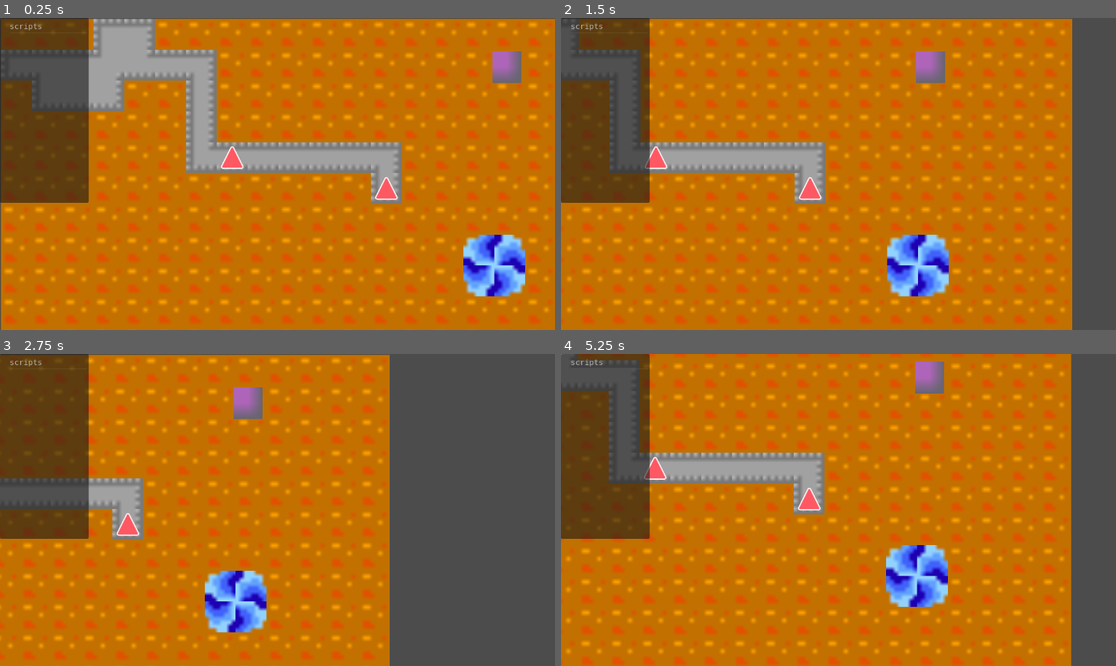
Above: before the commit, frames 1-4 (two rows, left to right).
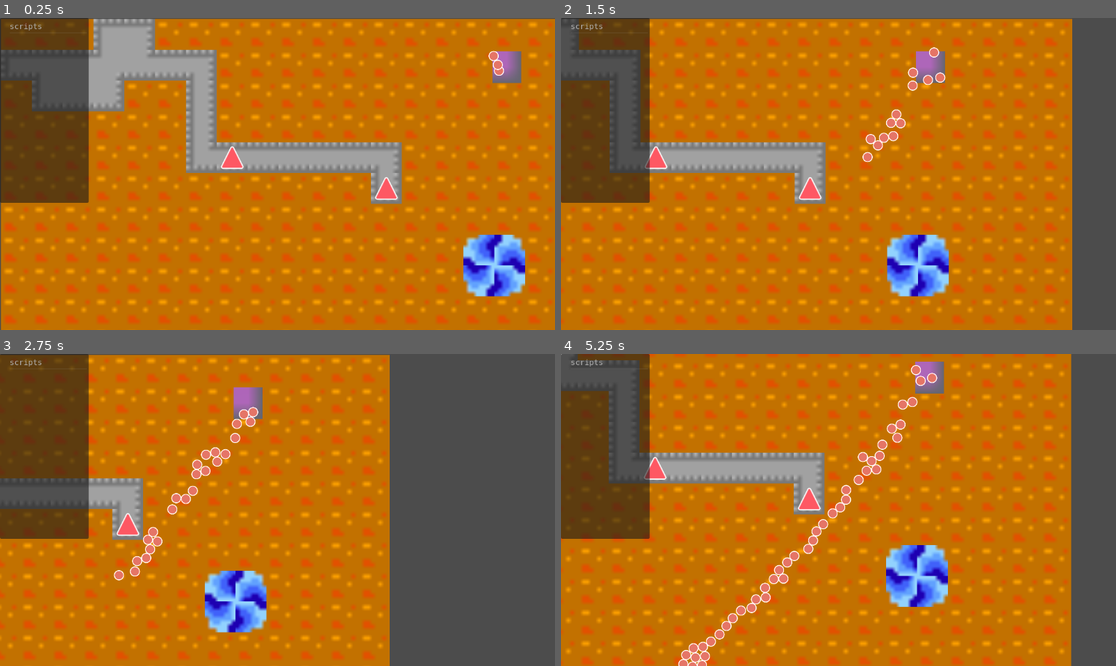
Above: after the commit, the same moments.

Repository: EEEEEEEEthan/BotDefence
Game: Godot game, scene res://Game.tscn
Same seed, same stepped clock (60 frames per second), same inputs: the game is played once before the commit and once after it.
Inputs (mouse positions are in pixels of both pictures, inside the frame that each line leads up to):
- Up to frame 1 (0.25 s): no input
- Up to frame 2 (1.5 s): tap Enter at 0.5 s; move the mouse to (960, 158) at 0.52 s; hold D 0.53-1.25 s; hold Ctrl 0.53-1.25 s; click (960, 158) at 0.67 s; drag from (727, 189) to (810, 236) at 1.27 s
- Up to frame 3 (2.75 s): move the mouse to (333, 441) at 2.02 s; hold D from 2.03 s (still down); hold Ctrl from 2.03 s (still down)
- Up to frame 4 (5.25 s): release D at 2.75 s; release Ctrl at 2.75 s; drag from (810, 572) to (672, 463) at 2.77 s; move the mouse to (1005, 556) at 3.52 s; hold A 3.53-4.25 s; hold Ctrl 3.53-4.25 s; drag from (672, 463) to (755, 432) at 4.27 s; move the mouse to (866, 510) at 5.02 s; hold S from 5.03 s (still down); hold Ctrl from 5.03 s (still down); click (866, 510) at 5.17 s

The runs differ from the first frame. In frame 1, 0.1% of the frame differs, in the area x 87-91%, y 10-19%; in frame 2, 0.6%; in frame 3, 1.2%; in frame 4, 2.2%, in the area x 21-68%, y 3-100%.
Error before the commit: Parse Error: Preload file "res://Monster.tscn" does not exist. (res://Game.tscn::GDScript_3mrqo:10)

Commit message:
Add monster scene reference to Game.tscn
- Included a new PackedScene reference for the Monster in Game.tscn to facilitate monster spawning.
- Updated the monster scene configuration to use metadata for improved scene management.

Diff:
--- a/Game.tscn
+++ b/Game.tscn
@@ -6,6 +6,7 @@
 [ext_resource type="PackedScene" uid="uid://licx0qlp2xpn" path="res://ScriptsPanel.tscn" id="2_scripts_panel"]
 [ext_resource type="Texture2D" uid="uid://cvmamkm0yyd8i" path="res://TileSet.png" id="3_u44n3"]
 [ext_resource type="TileSet" uid="uid://ckxnmqnj5tdbk" path="res://TileSet.tres" id="5_r0x5m"]
+[ext_resource type="PackedScene" uid="uid://0u8vi8jcjmxw" path="res://Monsters/Monster.tscn" id="7_joorw"]
 [ext_resource type="PackedScene" uid="uid://diwpq1ndrbb23" path="res://Monsters/MonsterSpawnPoint.tscn" id="9_2vekm"]
 
 [sub_resource type="GDScript" id="GDScript_joorw"]
@@ -519,7 +520,7 @@
 		push_error(\"TempAutoSpawnTrigger: 未找到 MonsterSpawnPoint\")
 		return
 	var config := MonsterSpawnConfig.new()
-	config.monster_scene = preload(\"res://Monster.tscn\")
+	config.monster_scene = get_meta(\"monster\")
 	config.spawn_count = 100
 
 	config.spawn_interval_seconds = 0.1
@@ -565,6 +566,7 @@
 
 [node name="TempAutoSpawnTrigger" type="Node" parent="MonsterSpawnPoint" unique_id=92001001]
 script = SubResource("GDScript_3mrqo")
+metadata/monster = ExtResource("7_joorw")
 
 [node name="Monsters" type="Node" parent="." unique_id=851966904]
 
